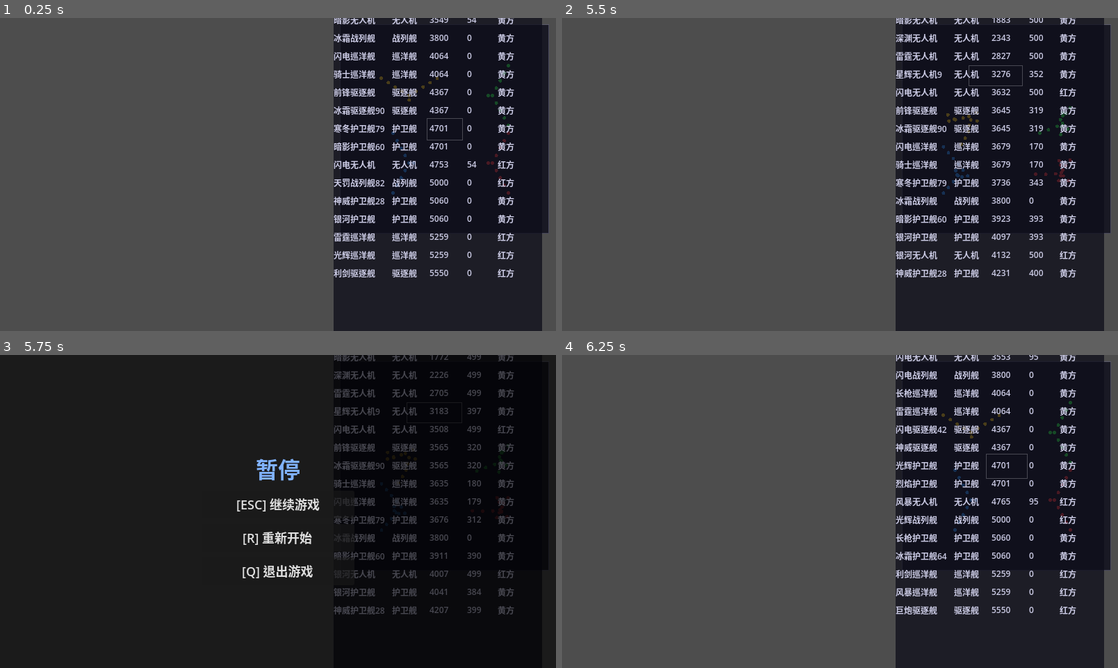
Above: before the commit, frames 1-4 (two rows, left to right).
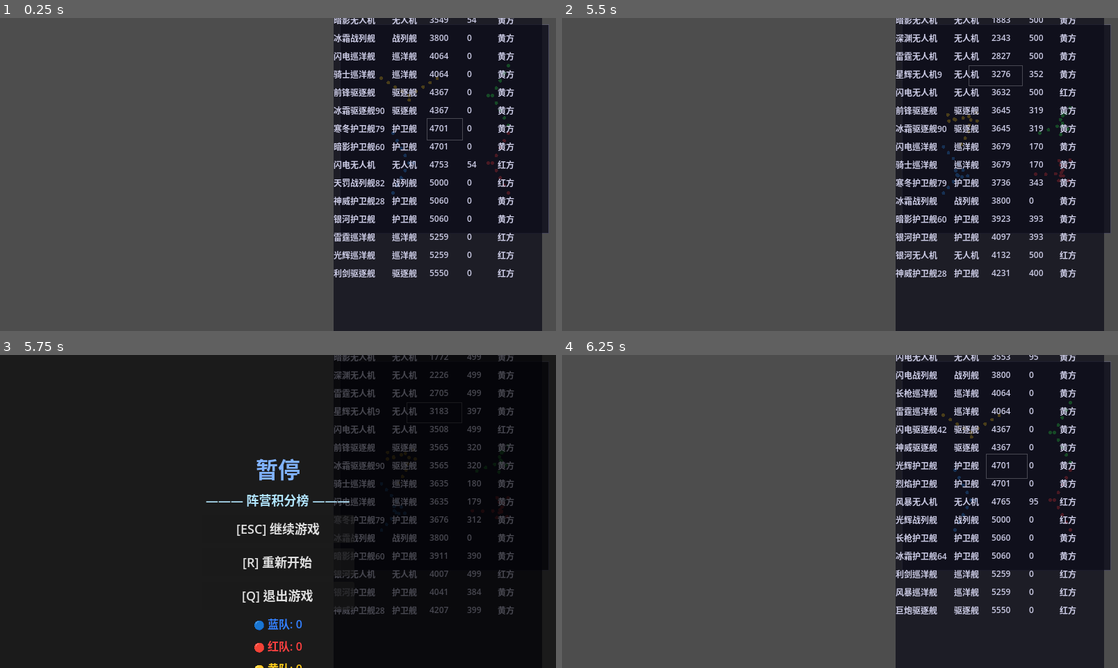
Above: after the commit, the same moments.

Repository: ZhanXuzhao/SpaceRTS
Game: Godot game, scene res://scenes/main.tscn
Two runs of this game, one before a commit and one after it. Both use one fixed random seed, a clock stepped at 60 frames per second and the inputs below.
Inputs (mouse positions are in pixels of both pictures, inside the frame that each line leads up to):
- Up to frame 1 (0.25 s): no input
- Up to frame 2 (5.5 s): click (1001, 21) at 0.52 s; tap Enter at 1.25 s; move the mouse to (962, 158) at 1.27 s; hold W 1.28-2 s; tap R at 1.35 s; click (962, 158) at 1.42 s; click (1001, 39) at 2.02 s; drag from (728, 190) to (812, 237) at 2.77 s; move the mouse to (895, 105) at 3.52 s; hold W 3.53-4.25 s; tap H at 3.6 s; drag from (812, 237) to (673, 127) at 4.27 s; move the mouse to (1006, 221) at 5.02 s; hold A from 5.03 s (still down); tap G at 5.1 s
- Up to frame 3 (5.75 s): keep holding A; tap Escape at 5.65 s
- Up to frame 4 (6.25 s): release A at 5.75 s; click "[R] 重新开始" at 5.75 s

Frames 1-2 are identical in both runs. In frame 3, 2.3% of the frame differs, in the area x 37-64%, y 44-100%; in frame 4, nothing differs.

Commit message:
feat: 阵营积分榜（游戏结束/暂停时显示）
- Unit 新增 static team_scores 跨实例追踪阵营总积分
- 击杀无人机~战列舰分别加 1~5 分
- Overlay 暂停/结束菜单中显示四阵营积分榜

Diff:
--- a/scripts/main.gd
+++ b/scripts/main.gd
@@ -875,6 +875,7 @@
 		return
 
 	Unit.reset_name_pool()
+	Unit.team_scores.clear()
 
 	# 每方舰队编成
 	var fleet: Array[Array] = [
--- a/scripts/overlay.gd
+++ b/scripts/overlay.gd
@@ -9,6 +9,29 @@
 var _title: Label
 var _subtitle: Label
 var _resume_btn: Button
+
+# 积分榜
+var _scoreboard_entries: Array[Label] = []
+
+# 阵营显示配置
+const TEAM_ICONS := {
+	Unit.Team.BLUE: "🔵",
+	Unit.Team.RED: "🔴",
+	Unit.Team.YELLOW: "🟡",
+	Unit.Team.GREEN: "🟢",
+}
+const TEAM_NAMES := {
+	Unit.Team.BLUE: "蓝队",
+	Unit.Team.RED: "红队",
+	Unit.Team.YELLOW: "黄队",
+	Unit.Team.GREEN: "绿队",
+}
+const TEAM_COLORS := {
+	Unit.Team.BLUE: Color(0.2, 0.5, 1.0),
+	Unit.Team.RED: Color(1.0, 0.25, 0.25),
+	Unit.Team.YELLOW: Color(1.0, 0.8, 0.1),
+	Unit.Team.GREEN: Color(0.2, 1.0, 0.3),
+}
 
 
 func _ready() -> void:
@@ -26,11 +49,39 @@
 	_bg.visible = false
 	_menu.visible = false
 
+	# 构建积分榜标签
+	_build_scoreboard_labels()
+
+
+func _build_scoreboard_labels() -> void:
+	"""在菜单中创建积分榜标签"""
+	var header = Label.new()
+	header.name = "ScoreHeader"
+	header.text = "——— 阵营积分榜 ———"
+	header.add_theme_font_size_override("font_size", 18)
+	header.add_theme_color_override("font_color", Color(0.7, 0.9, 1.0))
+	header.horizontal_alignment = HORIZONTAL_ALIGNMENT_CENTER
+	_menu.add_child(header)
+	_menu.move_child(header, 2)  # 放在 Title 和 Subtitle 之后
+
+	for team in [Unit.Team.BLUE, Unit.Team.RED, Unit.Team.YELLOW, Unit.Team.GREEN]:
+		var lbl = Label.new()
+		lbl.name = "Score_" + TEAM_NAMES[team]
+		lbl.text = TEAM_ICONS[team] + " " + TEAM_NAMES[team] + ": 0"
+		lbl.add_theme_font_size_override("font_size", 16)
+		lbl.add_theme_color_override("font_color", TEAM_COLORS[team])
+		lbl.horizontal_alignment = HORIZONTAL_ALIGNMENT_CENTER
+		_menu.add_child(lbl)
+		_scoreboard_entries.append(lbl)
+
 
 func build_menu() -> void:
 	"""根据场景动态更新 UI 内容"""
 	_bg.visible = true
 	_menu.visible = true
+
+	# 更新积分榜
+	_update_scoreboard()
 
 	if main._game_over:
 		var is_victory = main._winner == "蓝队"
@@ -51,6 +102,20 @@
 		_resume_btn.visible = true
 
 
+func _update_scoreboard() -> void:
+	"""刷新积分榜显示"""
+	var scores = Unit.team_scores
+	for lbl in _scoreboard_entries:
+		var team_str = lbl.name.trim_prefix("Score_")
+		var team := Unit.Team.BLUE
+		for t in TEAM_NAMES:
+			if TEAM_NAMES[t] == team_str:
+				team = t
+				break
+		var score = scores.get(team, 0)
+		lbl.text = TEAM_ICONS[team] + " " + TEAM_NAMES[team] + ": " + str(score)
+
+
 func hide_menu() -> void:
 	_bg.visible = false
 	_menu.visible = false
--- a/scripts/unit.gd
+++ b/scripts/unit.gd
@@ -47,6 +47,9 @@
 # ----- 战绩 -----
 var kill_count: int = 0
 var threat_level: int = 0
+
+## 阵营总积分（击杀无人机~战列舰分别加 1~5 分），static 跨 Unit 实例共享
+static var team_scores: Dictionary = {}  # Team → int
 
 # ----- 激光系统（攻击3s / 冷却2s，无人机~战列舰时长+0~40%）-----
 var _laser_cycle_timer: float = 0.0  # 初始倒计时
@@ -458,6 +461,10 @@
 static func reset_name_pool() -> void:
 	_used_names.clear()
 
+## 重置阵营积分，游戏重新开始时调用
+static func reset_team_scores() -> void:
+	team_scores.clear()
+
 func _generate_ship_name() -> String:
 	var prefix = SHIP_PREFIXES_CN[randi() % SHIP_PREFIXES_CN.size()]
 	var suffix = class_name_cn
@@ -578,6 +585,8 @@
 				ShipClass.CRUISER: threat_gain = 4
 				ShipClass.BATTLESHIP: threat_gain = 5
 			killer.threat_level += threat_gain
+			# 更新阵营总积分
+			team_scores[killer.team] = team_scores.get(killer.team, 0) + threat_gain
 		# 目标死亡时清理状态
 		_is_moving = false
 		_is_orbit = false
